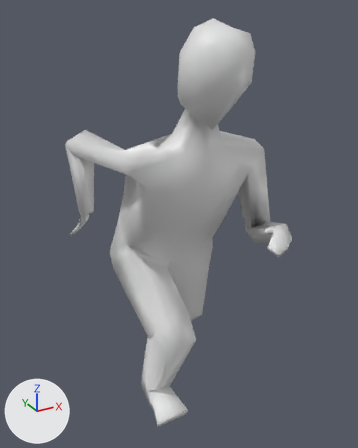
A saved change to the Blender file blender/model.blend.
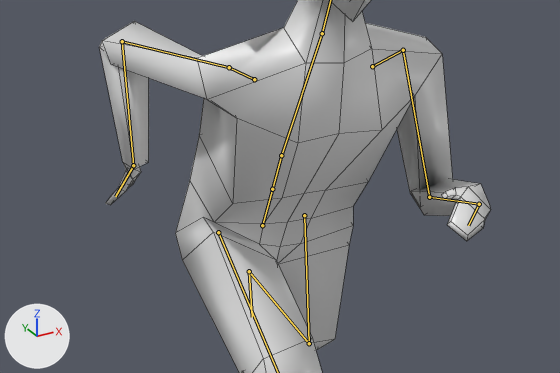
There are two pictures of each version: one whole from a camera (50 mm lens) standing at (-5.1, -10.45, 9.36) and looking at (0.14, -0.92, 4.59), one close up on the part from 2% to 93% of the width and 26% to 75% of the height. The axes (+X, +Y, +Z) are drawn at lower left. The lights are the same throughout. Both versions are drawn at frame 12 of the action 'Humanoid.Run'; the numbers are the values there. The bones that bend it are drawn over the model as lines in the close-ups. The close-ups show mesh edges as thin lines.
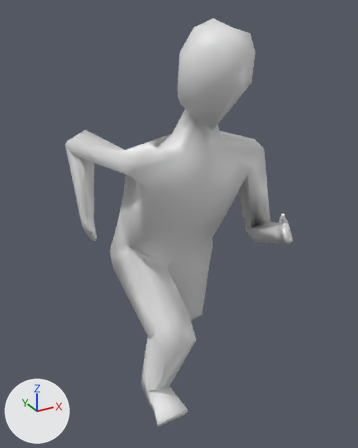
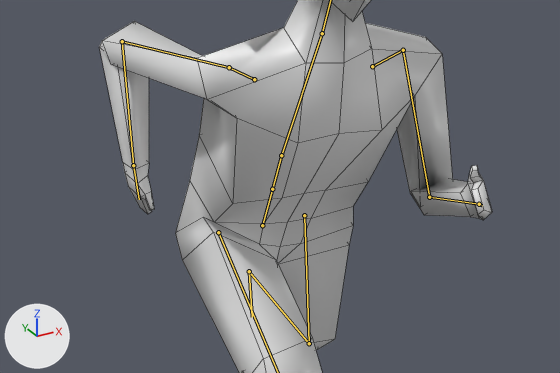
Location of each change, (x1, y1, x2, y2) in pixels of the close-ups (560 x 373 px):
'Cube', posed
    before: (99, 0, 491, 373)
    after: (99, 0, 492, 373)

The change in detail:
Bone 'L.Arm.IK' (bone_l_arm_ik) turns from (-136, 26, 20) to (-125, 30, 68) degrees about its own x, y and z.
Bone 'R.Arm.IK' (bone_r_arm_ik) turns from (-23, -150, -51) to (8, -7, -96) degrees about its own x, y and z.
